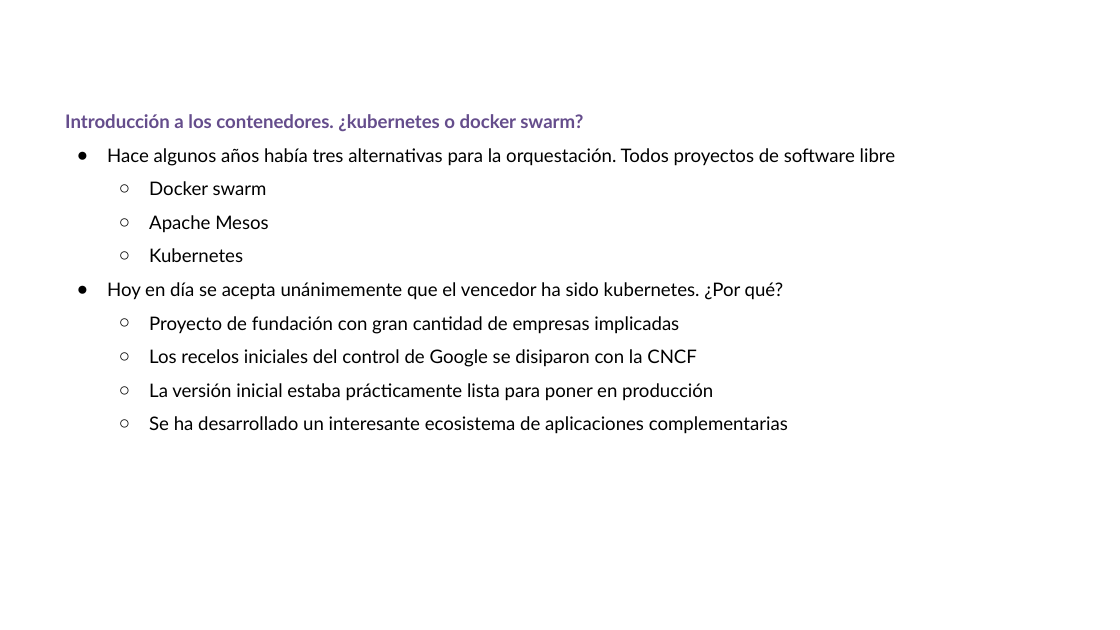
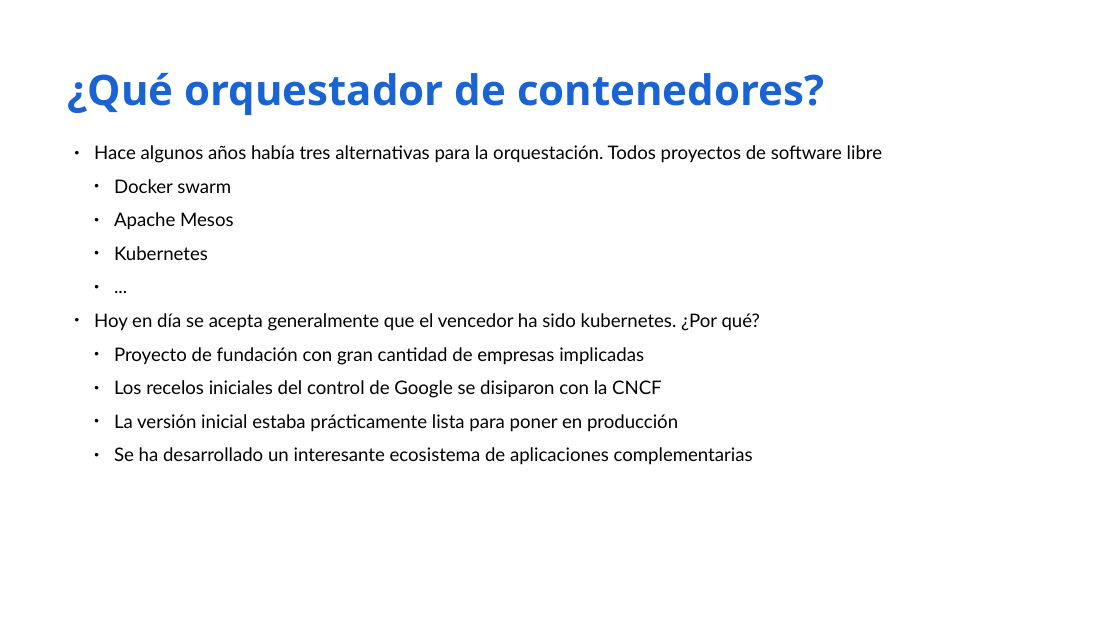
Before and after one commit to iesgn/curso_kubernetes_2020, a slide deck: slide 27 of unidad1/01-despliegue_aplic_contenedores.odp (slide 22 before the commit). Drawn at 1120x630 pixels with LibreOffice and Linux fonts; fonts in the diff are those of the drawing. Boxes give left, top, right and bottom in pixels: in the first picture for what was removed or moved away, otherwise in the second. Text is boxed around its words. In the diff, an @@ line names an element or a change of style, - is before the commit and + after.

```diff
--- a/unidad1/01-despliegue_aplic_contenedores.odp
+++ b/unidad1/01-despliegue_aplic_contenedores.odp
@@ text added at <box>68,73,824,115</box>, 36 pt, text #1963D3, bold @@
+¿Qué orquestador de contenedores?
@@ text at <box>65,114,583,132</box>: paragraph removed @@
-Introducción a los contenedores. ¿kubernetes o docker swarm?
@@ text "Hace algunos años había tres ...": place and size @@
-text "Hace algunos años había tres ..." at <box>65,114,896,434</box>
+text "Hace algunos años había tres ..." at <box>94,145,883,465</box>
@@ text at <box>94,145,883,465</box>: indent changed; bullet ○ to ● @@
@@ text at <box>94,313,760,331</box>: text changed @@
-● Hoy en día se acepta unánimemente que el vencedor ha sido kubernetes. ¿Por qué?
+  ● ...
+● Hoy en día se acepta generalmente que el vencedor ha sido kubernetes. ¿Por qué?
```
Also in this commit, not shown: 10 other slides changed, 21 slides added, 1 slide removed, 1 other file.
